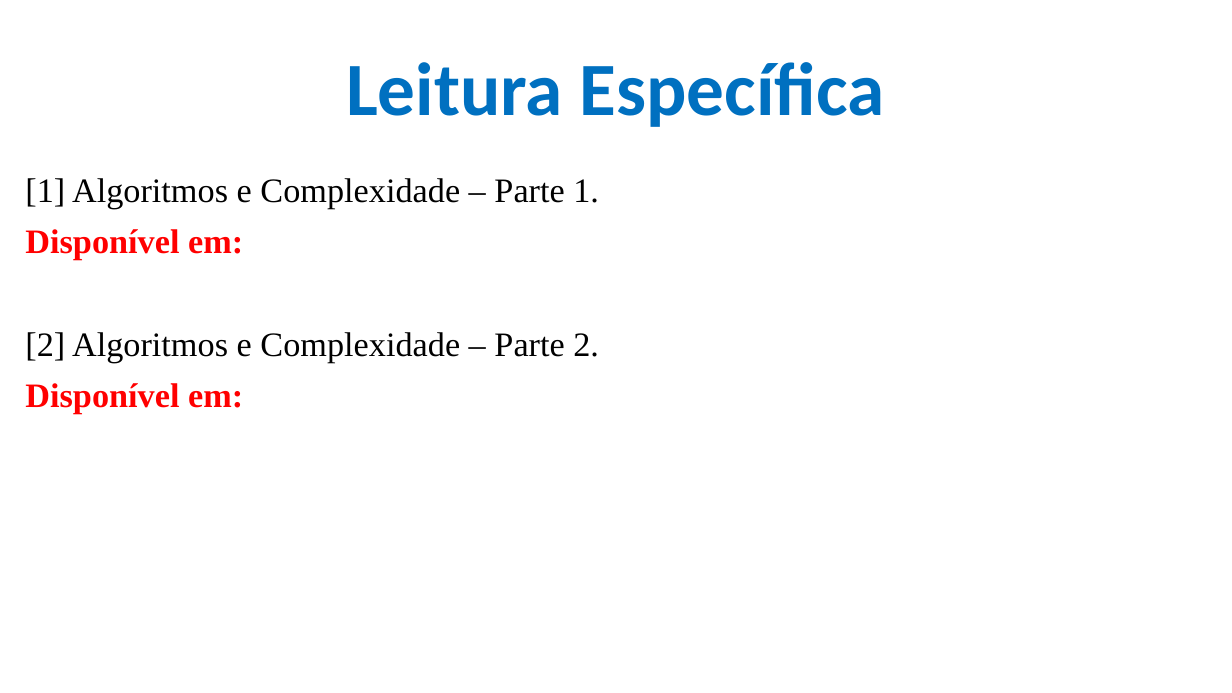
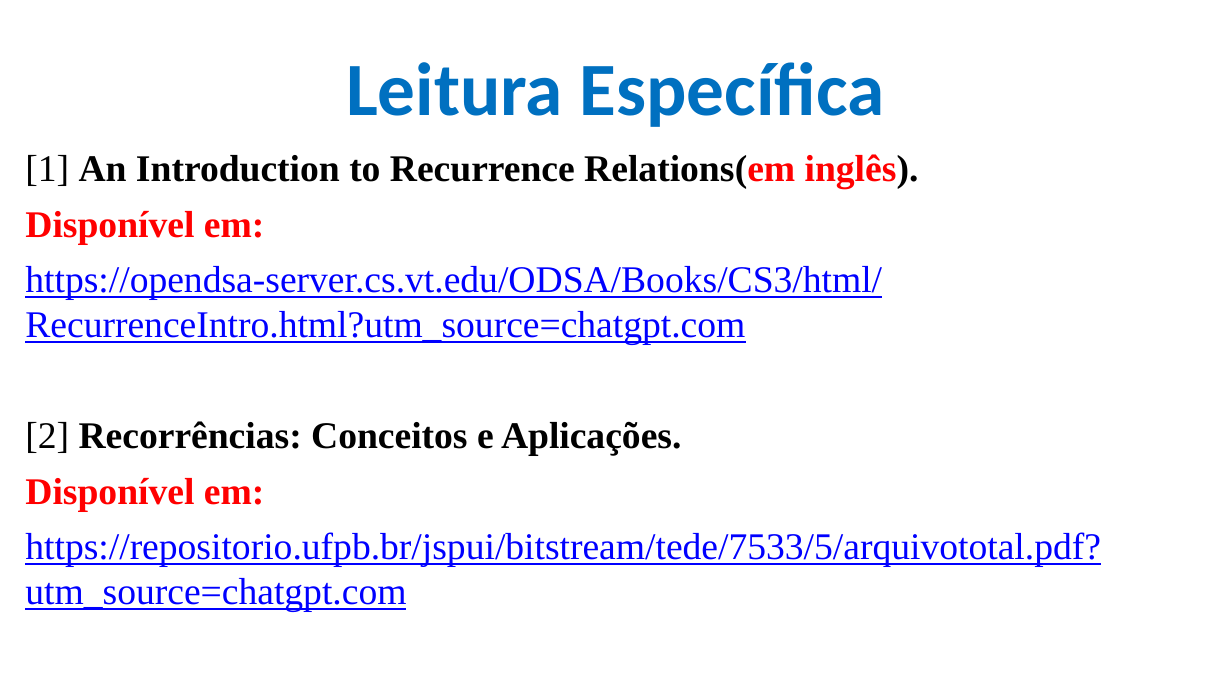
Before and after one commit to CloudEducationBrazil/WydenAlgoritmosEComplexidade, a slide deck: slide 11 of 01 Classes/Aula 08 - Algoritmos e Complexidade - Equações de Recorrência.pptx (slide 4 before the commit). Drawn at 1232x693 pixels with LibreOffice and Linux fonts; fonts in the diff are those of the drawing; background and template pictures are left out. Boxes give left, top, right and bottom in pixels: in the first picture for what was removed or moved away, otherwise in the second. Text is boxed around its words. In the diff, an @@ line names an element or a change of style, - is before the commit and + after.

```diff
--- a/01 Classes/Aula 08 - Algoritmos e Complexidade - Equações de Recorrência.pptx
+++ b/01 Classes/Aula 08 - Algoritmos e Complexidade - Equações de Recorrência.pptx
@@ text "[1] An Introduction to Recurrence ...": place and size @@
-text "[1] An Introduction to Recurrence ..." at (25, 178, 599, 414)
+text "[1] An Introduction to Recurrence ..." at (25, 154, 1101, 612)
@@ text at (25, 154, 919, 189): text changed; size 20 to 22 pt; bold on @@
-[1] Algoritmos e Complexidade – Parte 1.
+[1] An Introduction to Recurrence Relations(em inglês).
@@ text at (25, 211, 264, 512): size 20 to 22 pt in "Disponível em:", "Disponível em:" @@
@@ text at (25, 266, 882, 456): text changed; size 20 to 22 pt; text colour #000000 to #0000FF @@
-[2] Algoritmos e Complexidade – Parte 2.
+https://opendsa-server.cs.vt.edu/ODSA/Books/CS3/html/RecurrenceIntro.html?utm_source=chatgpt.com
+[2] Recorrências: Conceitos e Aplicações.
@@ text at (25, 532, 1101, 612): paragraph added @@
+https://repositorio.ufpb.br/jspui/bitstream/tede/7533/5/arquivototal.pdf?utm_source=chatgpt.com
```
Also in this commit, not shown: 4 other slides changed, 7 slides added, 1 other file.
